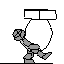
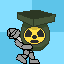
Two versions of the same layered image (64 x 64). Layer-by-layer changes:
removed layer "something0010.png" over (x1=0, y1=9, x2=57, y2=64)
added layer "7" above "8" over (x1=7, y1=10, x2=56, y2=64)
added layer "Layer 3" over (x1=0, y1=0, x2=64, y2=64)
